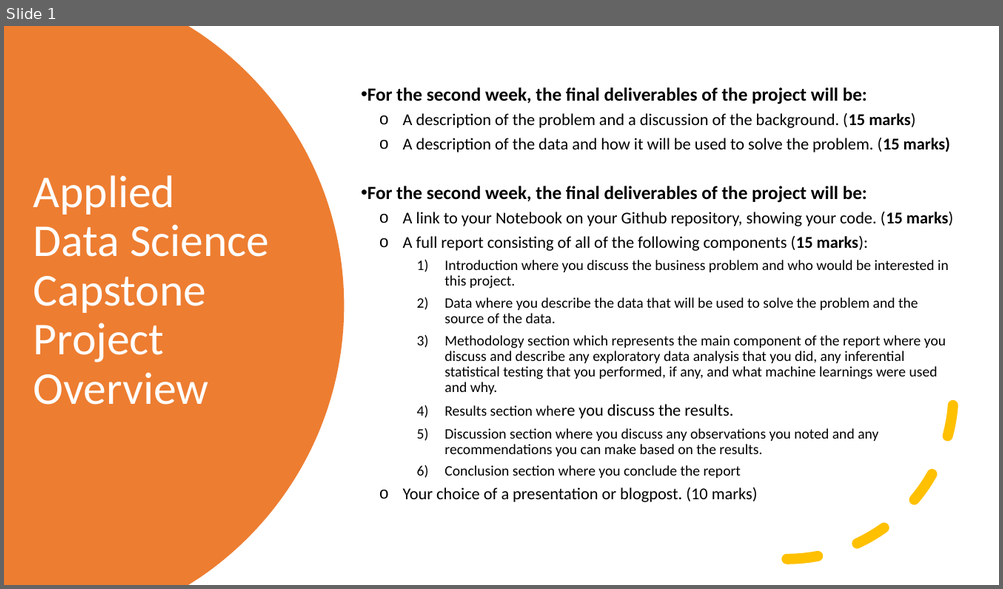
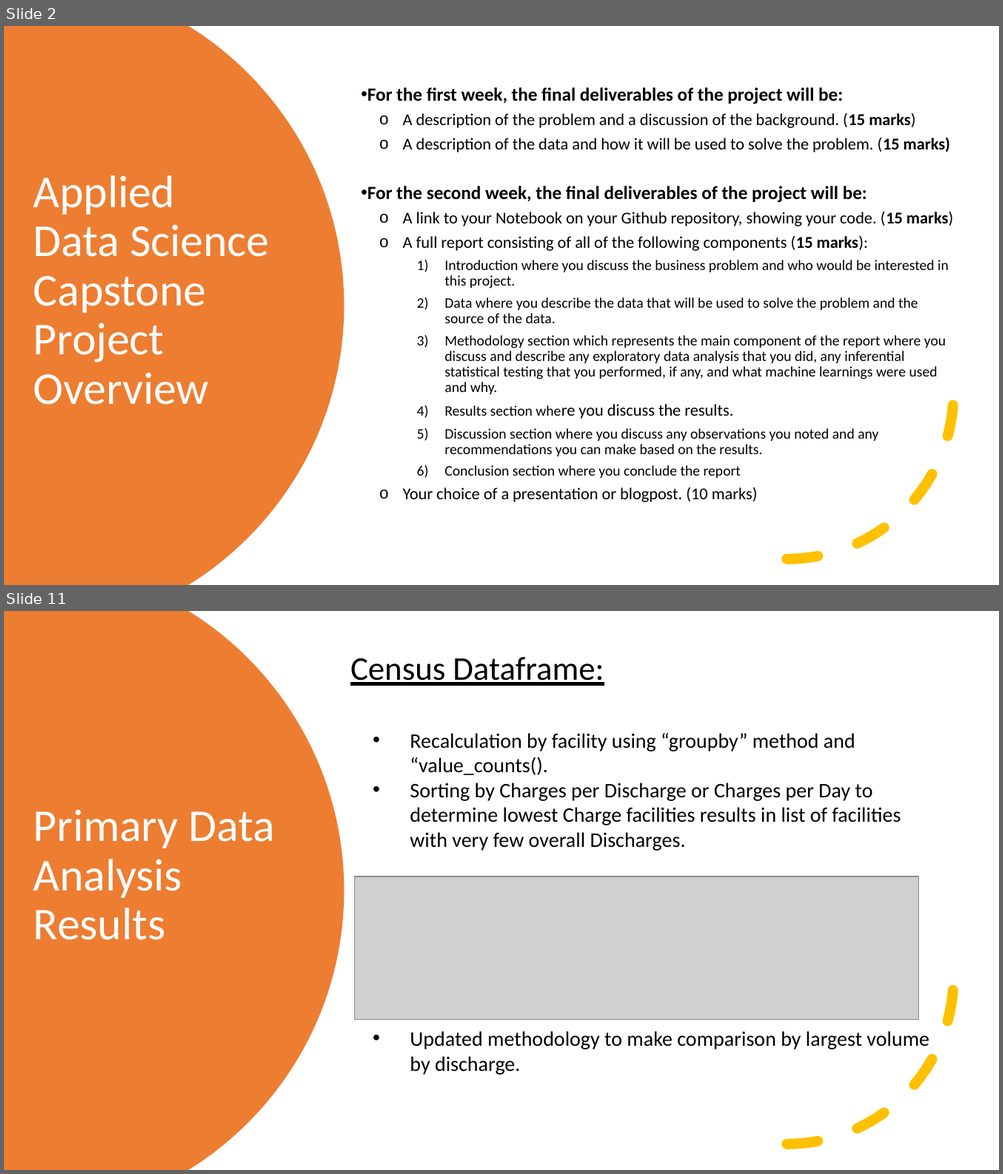
Before and after one commit to nmeljefe/Coursera_IBM_DataScience, a slide deck: IBM_DataScience_Capstone.pptx. Shown one above the other, each under a label of ours: slide 1 before the commit, slides 2 and 11 after it; the slides between them are not shown. The pictures are 1003x589 and 1003x1174 pixels, drawn with LibreOffice and Linux fonts; fonts in the diff are those of the drawing; grey boxes stand for pictures. Boxes give left, top, right and bottom in pixels: in the first picture for what was removed or moved away, otherwise in the second. Text is boxed around its words. In the diff, an @@ line names an element or a change of style, - is before the commit and + after.

Commit message:
Push of final Capstone project materials.

```diff
--- a/IBM_DataScience_Capstone.pptx
+++ b/IBM_DataScience_Capstone.pptx
@@ slide 11 added at bbox=[4, 611, 999, 1170], background #FFFFFF @@
@@ freeform shape added at bbox=[4, 611, 344, 1170], fill #ED7D31 @@
@@ text added at bbox=[350, 657, 603, 686], 32 pt, text #000000, underline @@
+Census Dataframe:
@@ text added at bbox=[410, 733, 929, 1075], 20 pt, text #000000 @@
+• Recalculation by facility using “groupby” method and “value_counts().
+• Sorting by Charges per Discharge or Charges per Day to determine lowest Charge facilities results in list of facilities with very few overall Discharges.
+• Updated methodology to make comparison by largest volume by discharge.
@@ title added at bbox=[34, 809, 274, 940], 44 pt, text #FFFFFF @@
+Primary Data Analysis Results
@@ arc (boxed as its full ellipse) added at bbox=[620, 812, 954, 1145], outline #FFC000 10 pt dashed @@
@@ picture added at bbox=[355, 877, 919, 1020] @@
@@ what was slide 1 is now slide 2 @@
@@ slide 2 changed as well @@
@@ text at bbox=[367, 87, 842, 104]: text changed @@
-• For the second week, the final deliverables of the project will be:
+• For the first week, the final deliverables of the project will be:
```
Also in this commit, not shown: 2 other slides changed, 11 other slides added, 1 slide removed, 1 other file.
